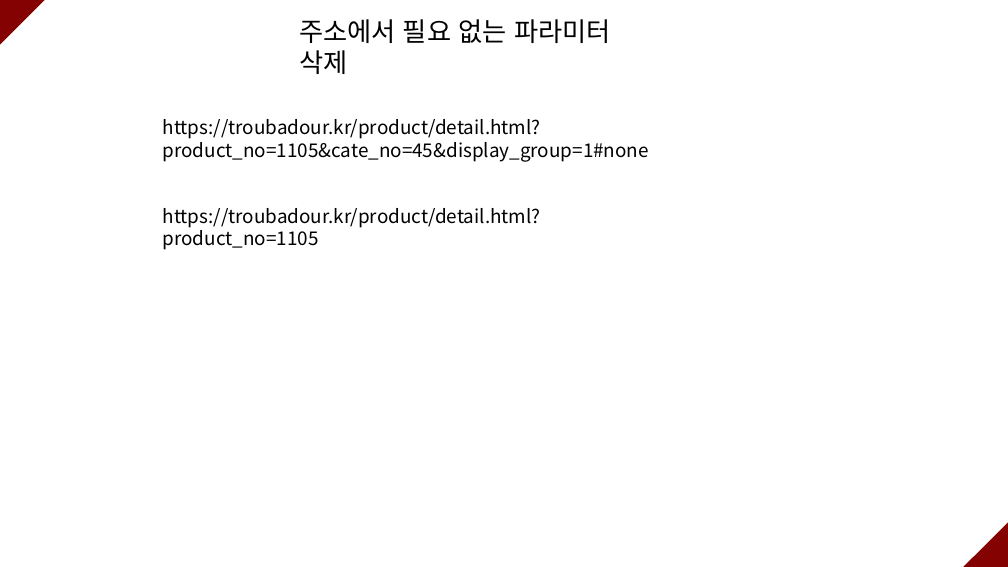
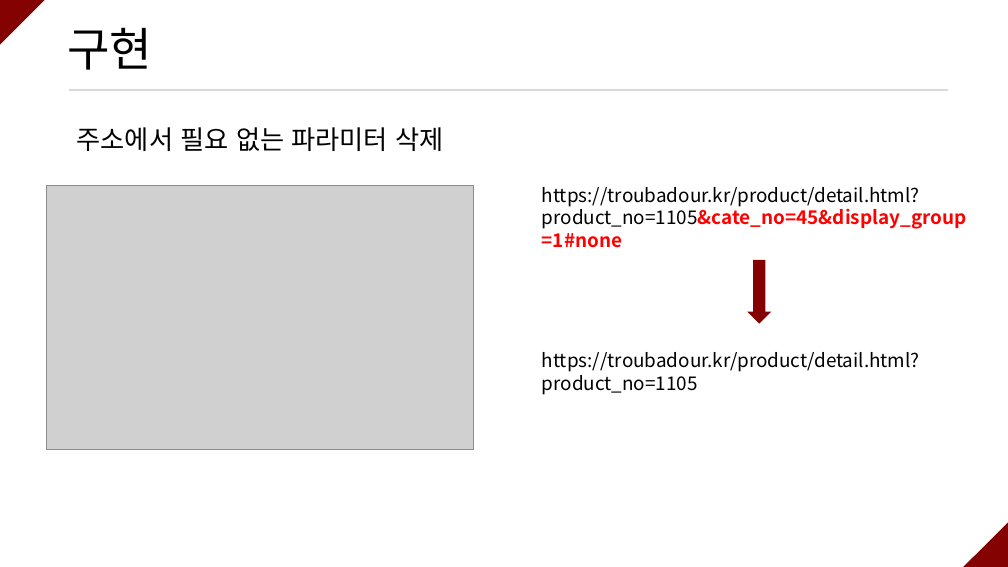
Before and after one commit to ramieeee/self_learning, a slide deck: slide 8 of semi_projects/쇼핑몰 옷 사이즈 확인 크롤링/쇼핑몰 옷 사이즈 확인 크롤링.pptx. Drawn at 1008x567 pixels with LibreOffice and Linux fonts; fonts in the diff are those of the drawing; grey boxes stand for pictures. Boxes give left, top, right and bottom in pixels: in the first picture for what was removed or moved away, otherwise in the second. Text is boxed around its words. In the diff, an @@ line names an element or a change of style, - is before the commit and + after.

```diff
--- a/semi_projects/쇼핑몰 옷 사이즈 확인 크롤링/쇼핑몰 옷 사이즈 확인 크롤링.pptx
+++ b/semi_projects/쇼핑몰 옷 사이즈 확인 크롤링/쇼핑몰 옷 사이즈 확인 크롤링.pptx
@@ title added at (x1=67, y1=27, x2=152, y2=70), 44 pt, text #000000 @@
+구현
@@ text "주소에서 필요 없는 파라미터 삭제" rewrapped from (x1=299, y1=19, x2=610, y2=74) to (x1=77, y1=127, x2=443, y2=151) @@
@@ line added from (70, 90) to (949, 90), #D9D9D9 2 pt @@
@@ picture added at (x1=46, y1=185, x2=474, y2=450) @@
@@ text "https://troubadour.kr/product/detail.html?product_no=1105&ca ..." moved from (x1=163, y1=119, x2=649, y2=162) to (x1=542, y1=187, x2=967, y2=248) @@
@@ text "https://troubadour.kr/product/detail.html?product_no=1105&ca ..." at (x1=542, y1=187, x2=967, y2=248): text colour #000000 to #FF0000, bold on in "https://troubadour.kr/product/detail.html?product_no=1105&ca ..." @@
@@ down arrow added at (x1=747, y1=260, x2=771, y2=324), fill #840202 @@
@@ text "https://troubadour.kr/product/detail.html?product_no=1105" moved from (x1=163, y1=208, x2=541, y2=250) to (x1=542, y1=352, x2=920, y2=395) @@
```
Also in this commit, not shown: 7 other slides changed, 10 slides added, 11 slides removed, 2 other files.
